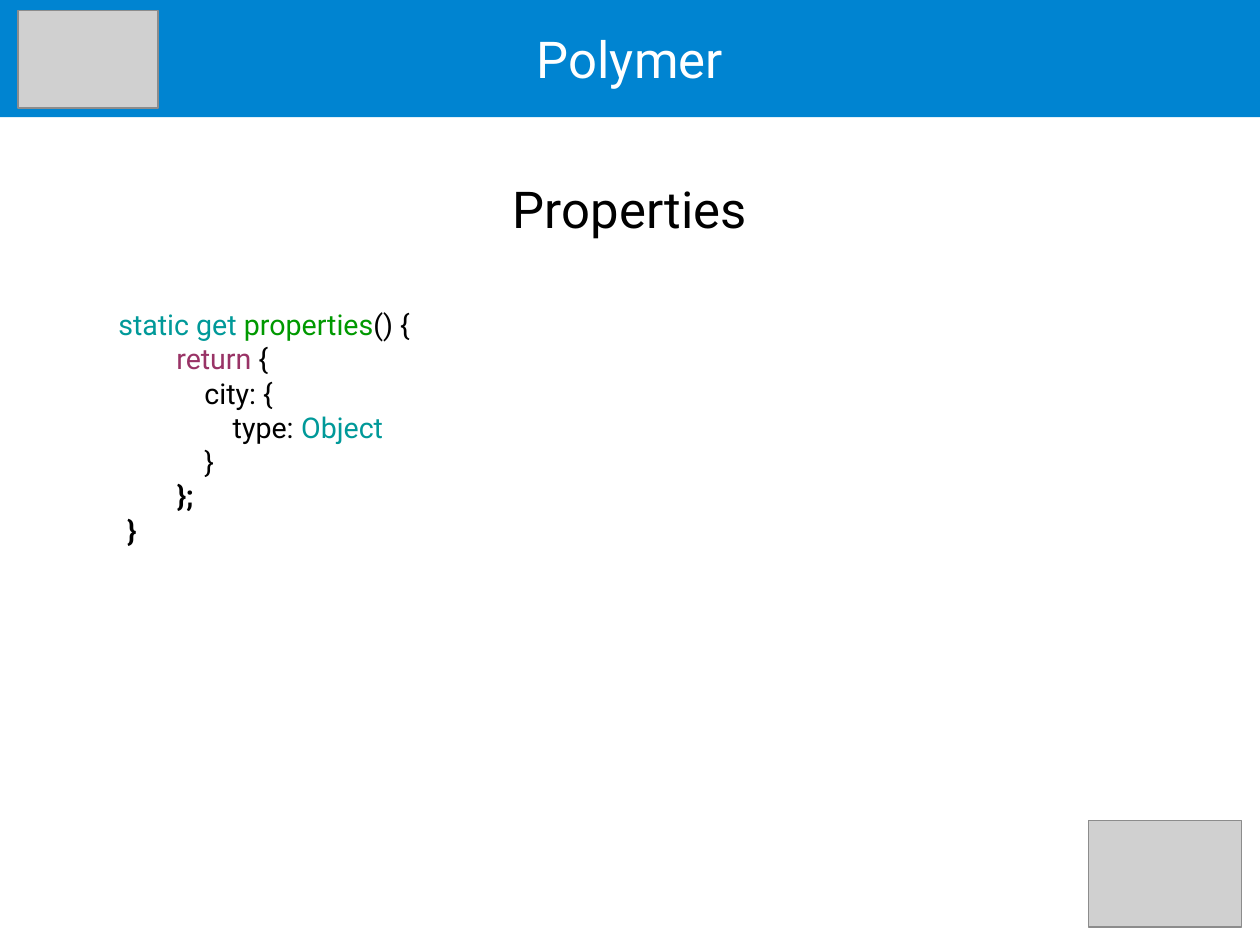
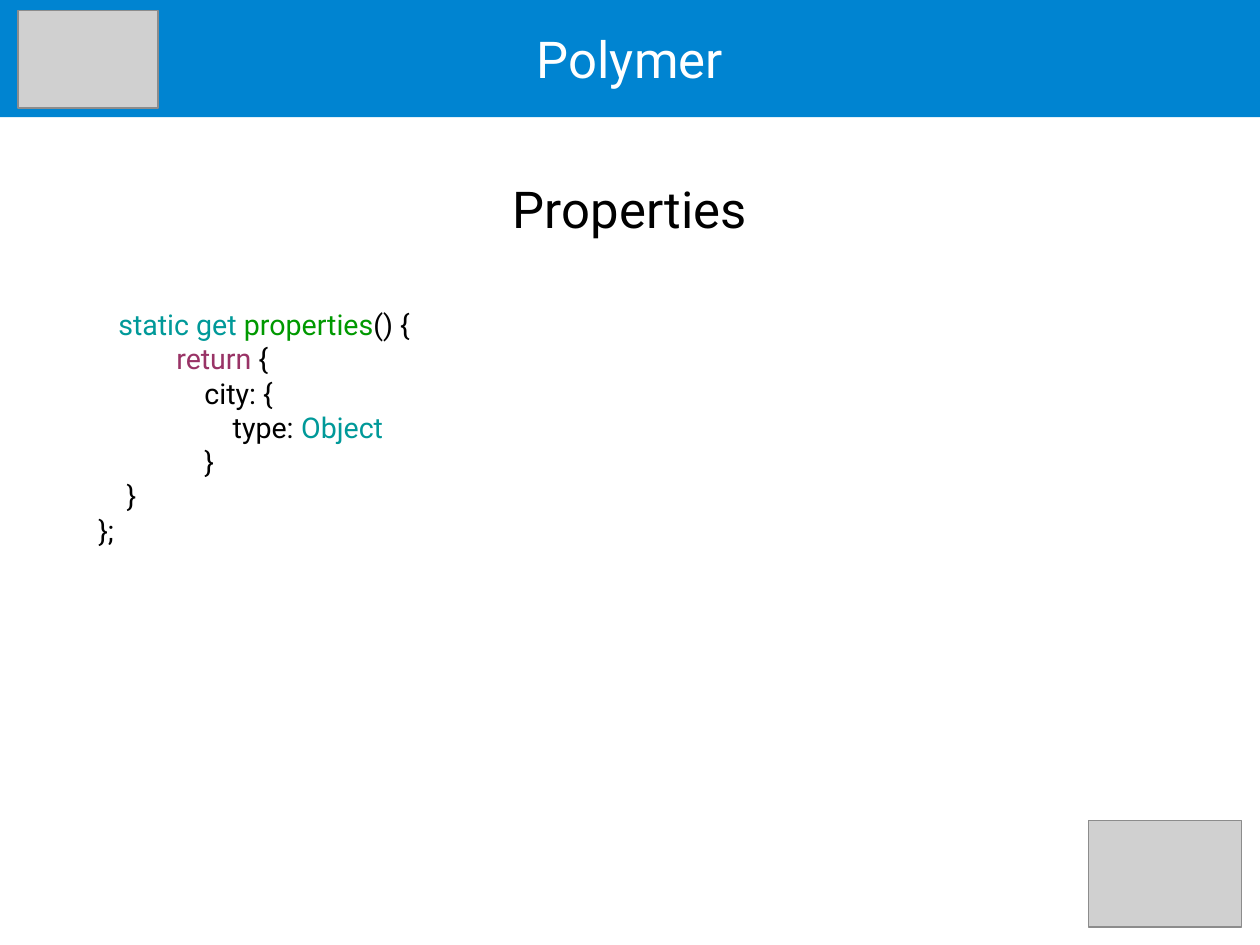
Before and after one commit to gerard-payne/polymer-demo, a slide deck: slide 20 of polymer 2 tutorial.odp. Drawn at 1260x945 pixels with LibreOffice and Linux fonts; fonts in the diff are those of the drawing; grey boxes stand for pictures. Boxes give left, top, right and bottom in pixels: in the first picture for what was removed or moved away, otherwise in the second. Text is boxed around its words. In the diff, an @@ line names an element or a change of style, - is before the commit and + after.

Commit message:
fixed broken fonts on osx

```diff
--- a/polymer 2 tutorial.odp
+++ b/polymer 2 tutorial.odp
@@ text at (x1=118, y1=191, x2=747, y2=444): paragraph added @@
+}
@@ text at (x1=118, y1=191, x2=747, y2=444): paragraph removed @@
-}
@@ text "Properties" at (x1=118, y1=191, x2=747, y2=444): bold off in "};" @@
```
Also in this commit, not shown: 19 other slides changed.
